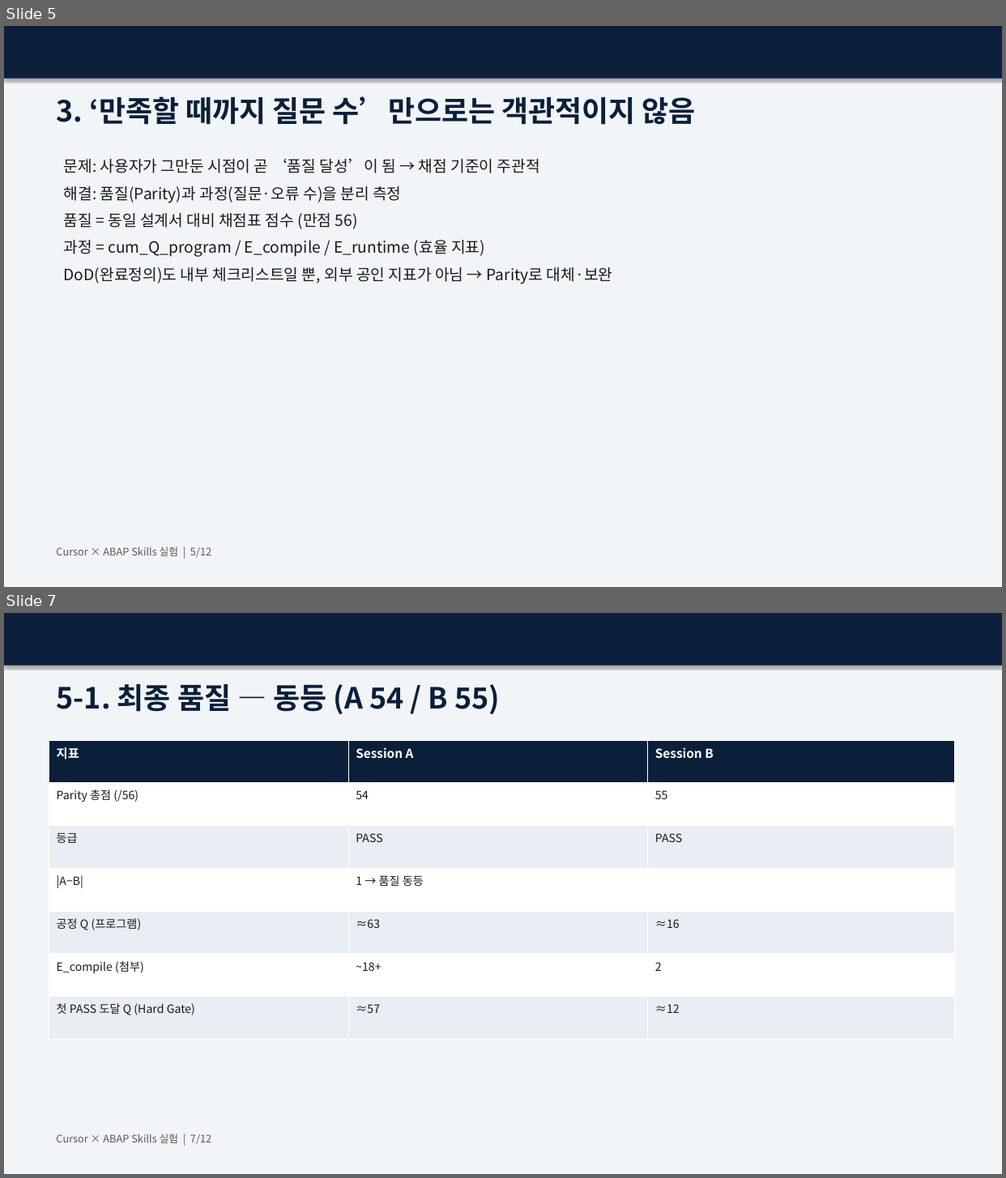
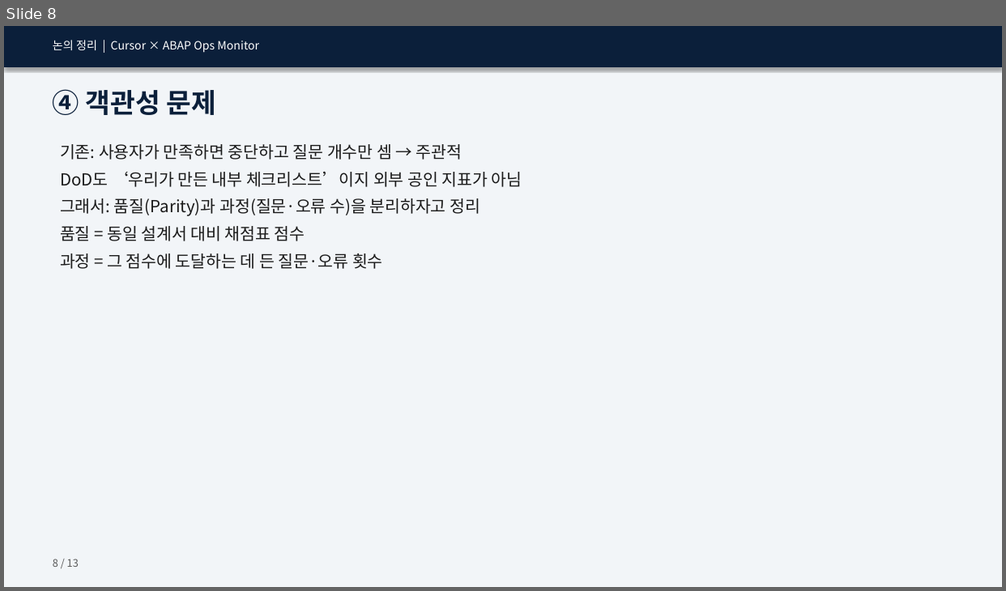
Before and after one commit to hyosungitx00/AI, a slide deck: docs/report/Cursor_ABAP_Skills_Parity_발표자료.pptx. Shown one above the other, each under a label of ours: slides 5 and 7 before the commit, slide 8 after it; the slides between them are not shown. The pictures are 1006x1178 and 1006x591 pixels, drawn with LibreOffice and Linux fonts; fonts in the diff are those of the drawing. Boxes give left, top, right and bottom in pixels: in the first picture for what was removed or moved away, otherwise in the second. Text is boxed around its words. In the diff, an @@ line names an element or a change of style, - is before the commit and + after.

```diff
--- a/docs/report/Cursor_ABAP_Skills_Parity_발표자료.pptx
+++ b/docs/report/Cursor_ABAP_Skills_Parity_발표자료.pptx
@@ slide 7 removed at <box>4,613,1002,1174</box>, background #FFFFFF @@
@@ rectangle removed at <box>4,613,1002,1174</box> @@
@@ rectangle removed at <box>4,613,1002,666</box> @@
@@ text removed at <box>56,684,500,714</box> @@
-5-1. 최종 품질 — 동등 (A 54 / B 55)
@@ table removed at <box>49,740,955,1040</box>, 7 rows, 3 columns @@
-지표 | Session A | Session B
-Parity 총점 (/56) | 54 | 55
-등급 | PASS | PASS
-|A−B| | 1 → 품질 동등 | 
-공정 Q (프로그램) | ≈63 | ≈16
-E_compile (첨부) | ~18+ | 2
-첫 PASS 도달 Q (Hard Gate) | ≈57 | ≈12
@@ text removed at <box>56,1134,211,1144</box> @@
-Cursor × ABAP Skills 실험 | 7/12
@@ what was slide 5 is now slide 8 @@
@@ slide 8 changed as well @@
@@ rectangle: place and size @@
-rectangle at <box>4,26,1002,79</box>
+rectangle at <box>4,26,1002,67</box>
@@ text at <box>53,40,259,53</box>: text changed; size 28 to 11 pt; text colour #0B1F3A to #FFFFFF; bold off @@
-3. ‘만족할 때까지 질문 수’만으로는 객관적이지 않음
+논의 정리 | Cursor × ABAP Ops Monitor
@@ text added at <box>53,89,215,115</box>, 26 pt, text #0B1F3A, bold @@
+④ 객관성 문제
@@ text at <box>60,144,522,269</box>: text changed; size 15 to 16 pt @@
-문제: 사용자가 그만둔 시점이 곧 ‘품질 달성’이 됨 → 채점 기준이 주관적
-해결: 품질(Parity)과 과정(질문·오류 수)을 분리 측정
-품질 = 동일 설계서 대비 채점표 점수 (만점 56)
-과정 = cum_Q_program / E_compile / E_runtime (효율 지표)
-DoD(완료정의)도 내부 체크리스트일 뿐, 외부 공인 지표가 아님 → Parity로 대체·보완
+기존: 사용자가 만족하면 중단하고 질문 개수만 셈 → 주관적
+DoD도 ‘우리가 만든 내부 체크리스트’이지 외부 공인 지표가 아님
+그래서: 품질(Parity)과 과정(질문·오류 수)을 분리하자고 정리
+품질 = 동일 설계서 대비 채점표 점수
+과정 = 그 점수에 도달하는 데 든 질문·오류 횟수
@@ text added at <box>53,559,79,567</box>, 10 pt, text #5A5A5A @@
+8 / 13
@@ text removed at <box>56,547,211,557</box> @@
-Cursor × ABAP Skills 실험 | 5/12
```
Also in this commit, not shown: 1 other slide changed, 11 slides added, 9 other slides removed, 2 other files.
